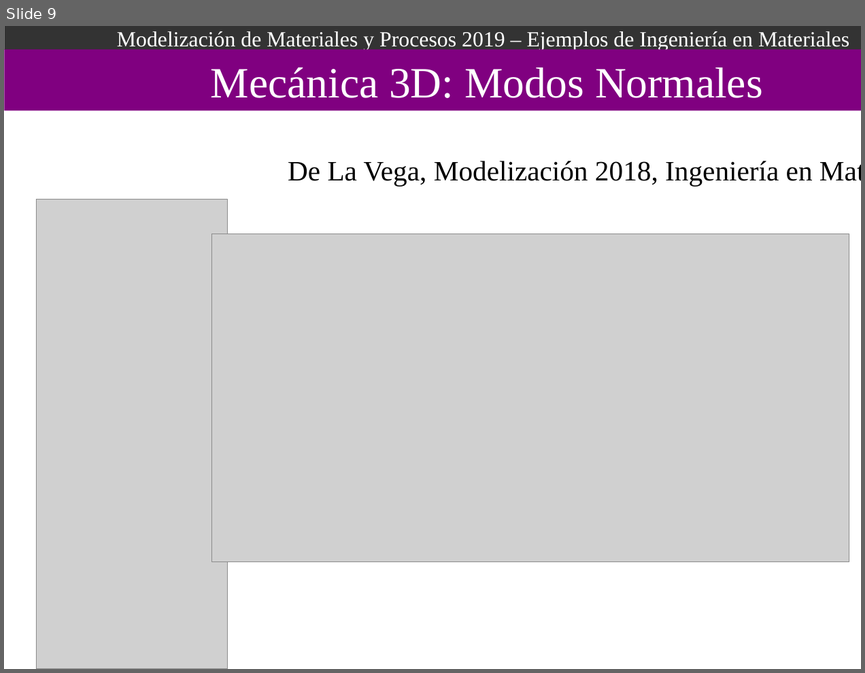
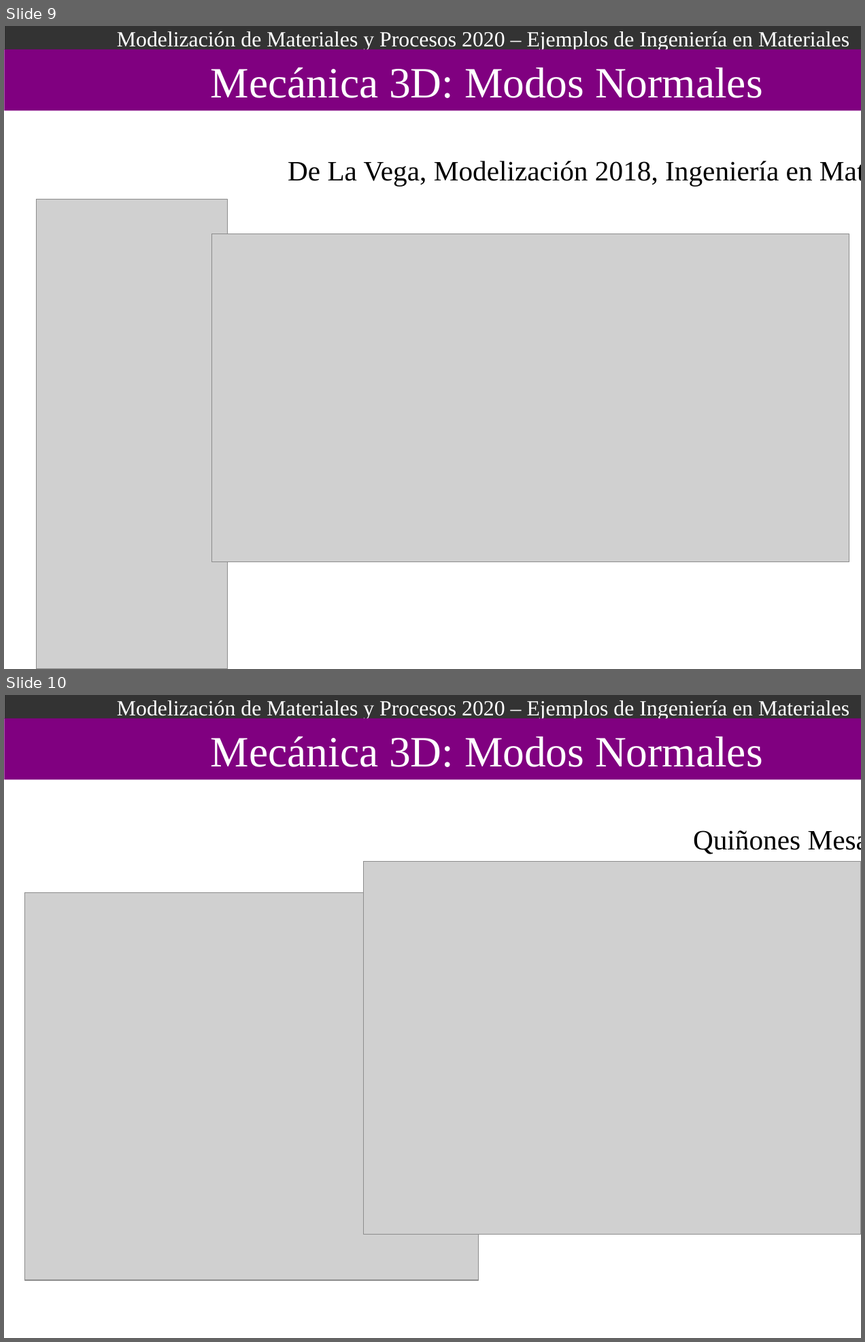
Before and after one commit to Modelizacion-de-Materiales/ModelizacionApuntesPresentaciones, a slide deck: 006-EjemplosIngenieria/Ejemplos_De_Ingenieria.odp. Shown one above the other, each under a label of ours: slide 9 before the commit, slides 9 and 10 after it. The pictures are 865x673 and 865x1342 pixels, drawn with LibreOffice and Linux fonts; fonts in the diff are those of the drawing; grey boxes stand for pictures. Boxes give left, top, right and bottom in pixels: in the first picture for what was removed or moved away, otherwise in the second. Text is boxed around its words. In the diff, an @@ line names an element or a change of style, - is before the commit and + after.

Commit message:
ejemplos de ingenieria nuevos

```diff
--- a/006-EjemplosIngenieria/Ejemplos_De_Ingenieria.odp
+++ b/006-EjemplosIngenieria/Ejemplos_De_Ingenieria.odp
@@ slide 10 added at box(4, 695, 861, 1338), background #FFFFFF; not listed: 2 template elements that a slide beside it also shows @@
@@ text added at box(211, 736, 763, 767), 40 pt, text #FFFFFF @@
+Mecánica 3D: Modos Normales
@@ text added at box(693, 830, 861, 854), 26 pt, text #000000 @@
+Quiñones Mesa, 2020
@@ picture added at box(363, 862, 861, 1235) @@
@@ picture added at box(25, 892, 479, 1280) @@
@@ slide 9 changed as well @@
@@ text in rectangle at box(117, 31, 849, 50): text changed @@
-Modelización de Materiales y Procesos 2019 – Ejemplos de Ingeniería en Materiales
+Modelización de Materiales y Procesos 2020 – Ejemplos de Ingeniería en Materiales
```
Also in this commit, not shown: 11 other slides changed, 2 other slides added, 1 slide removed, 2 other files.
